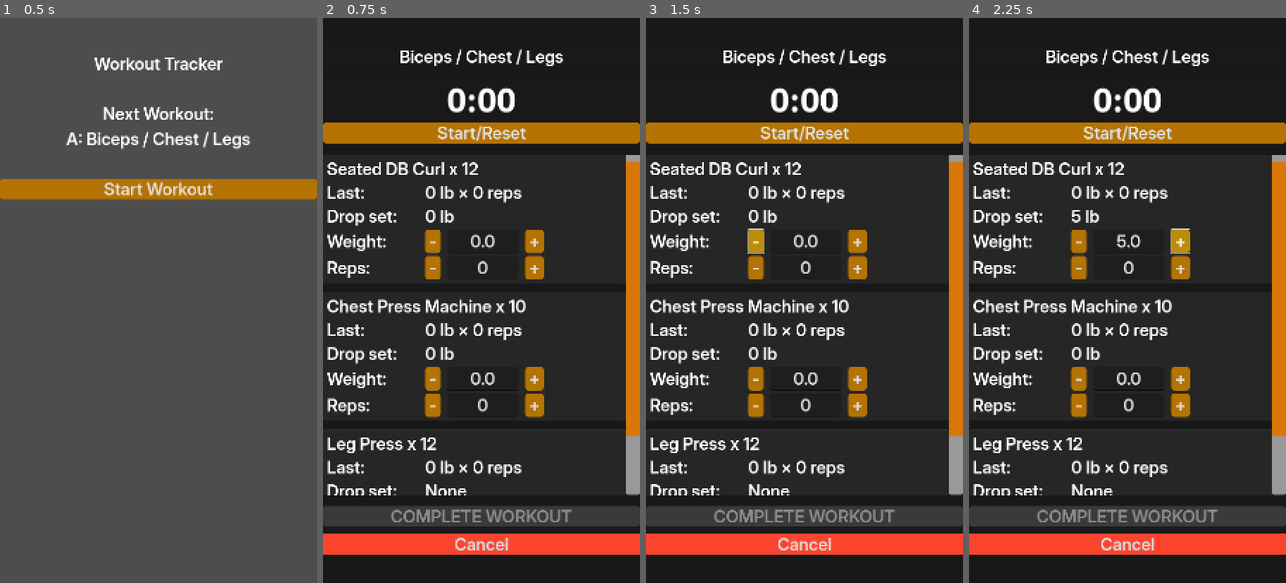
Above: before the commit, frames 1-4 (left to right).
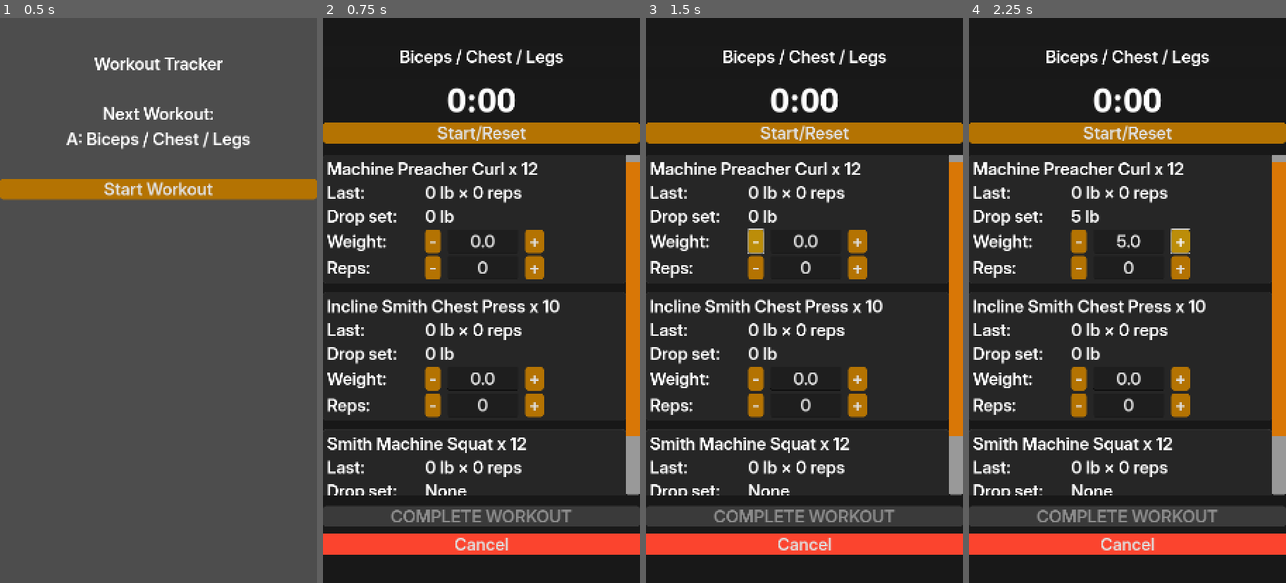
Above: after the commit, the same moments.

Repository: DanielMcPherson/workout-tracker
Game: Godot game, scene res://workout_menu.tscn
Two runs of this game, one before a commit and one after it. Both use one fixed random seed, a clock stepped at 60 frames per second and the inputs below.
Inputs:
- Up to frame 1 (0.5 s): no input
- Up to frame 2 (0.75 s): click "Start Workout" at 0.5 s
- Up to frame 3 (1.5 s): click "-" at 1.25 s
- Up to frame 4 (2.25 s): click "+" at 2 s

Frame 1 is identical in both runs. In frame 2, 2.7% of the frame differs, in the area x 1-75%, y 25-77%; in frame 3, 2.7%; in frame 4, 2.7%.

Commit message:
Updated program

Diff:
--- a/main.tscn
+++ b/main.tscn
@@ -28,6 +28,7 @@
 grow_vertical = 2
 theme = ExtResource("1_0xm2m")
 script = ExtResource("2_h2yge")
+metadata/_edit_horizontal_guides_ = [-86.0]
 
 [node name="Panel" type="Panel" parent="."]
 layout_mode = 1
--- a/program_config.json
+++ b/program_config.json
@@ -6,22 +6,22 @@
     {
       "id": "A",
       "name": "Biceps / Chest / Legs",
-	"exercises": ["seated_db_curl", "chest_press_machine", "leg_press"]
+	"exercises": ["preacher_curl_machine", "incline_smith_press", "smith_squat"]
     },
     {
       "id": "B",
       "name": "Triceps / Back / RDL",
-      "exercises": ["triceps_pushdown_bar", "lat_pulldown", "db_rdl", "calf_machine"]
+      "exercises": ["weighted_dips", "close_grip_pulldowns", "db_rdl", "calf_machine"]
     },
     {
       "id": "C",
       "name": "Shoulders / Chest / Abs",
-      "exercises": ["shoulder_press_bar", "db_lateral_raise", "chest_fly_machine", "weighted_crunch_machine"]
+      "exercises": ["smith_shoulder_press", "db_lateral_raise", "chest_fly_machine", "weighted_crunch_machine"]
     },
     {
       "id": "D",
       "name": "Biceps / Back / Legs",
-      "exercises": ["hammer_curl_db", "row_machine", "leg_curl_machine"]
+      "exercises": ["hammer_curl_db", "db_row", "leg_curl_machine"]
     },
     {
       "id": "E",
@@ -31,10 +31,16 @@
   ],
 
   "exercises": {
+      "preacher_curl_machine" : { "name": "Machine Preacher Curl", "min_reps": 8, "max_reps": 12, "drop_set": true },
+      "weighted_dips" : { "name": "Dips", "min_reps": 6, "max_reps": 10, "drop_set": true },
+      "close_grip_pulldowns" : { "name": "Close Grip Pulldowns", "min_reps": 8, "max_reps": 12, "drop_set": true },
       "seated_db_curl": { "name": "Seated DB Curl", "min_reps": 6, "max_reps": 12, "drop_set": true },
       "chest_press_machine": { "name": "Chest Press Machine", "min_reps": 6, "max_reps": 10, "drop_set": true },
+      "incline_smith_press": { "name": "Incline Smith Chest Press", "min_reps": 6, "max_reps": 10, "drop_set": true },
       "leg_press": { "name": "Leg Press", "min_reps": 8, "max_reps": 12, "drop_set": false },
+      "smith_squat": { "name": "Smith Machine Squat", "min_reps": 6, "max_reps": 12, "drop_set": false },
       "calf_machine": { "name": "Calf Machine", "min_reps": 12, "max_reps": 20, "drop_set": true},
+      "smith_shoulder_press": { "name": "Smith Shoulder Press", "min_reps": 6, "max_reps": 10, "drop_set": false },
 
       "triceps_pushdown_bar": { "name": "Straight Bar Pushdown", "min_reps": 8, "max_reps": 12, "drop_set": true },
       "lat_pulldown": { "name": "Lat Pulldown", "min_reps": 8, "max_reps": 12, "drop_set": true },
@@ -52,6 +58,7 @@
       "db_lateral_raise": { "name": "DB Lateral Raise", "min_reps": 10, "max_reps": 15, "drop_set": true },
       "db_lateral_raise_light": { "name": "DB Lateral Raise", "min_reps": 15, "max_reps": 20, "drop_set": true },
       "cable_woodchopper": { "name": "Cable Woodchoppers", "min_reps": 12, "max_reps": 20, "drop_set": true },
+      "db_row": { "name": "DB Single Arm Row", "min_reps": 6, "max_reps": 10, "drop_set":true },
 
       "db_rdl": { "name": "DB Romanian Deadlift", "min_reps": 6, "max_reps": 10, "drop_set": false }
   }
